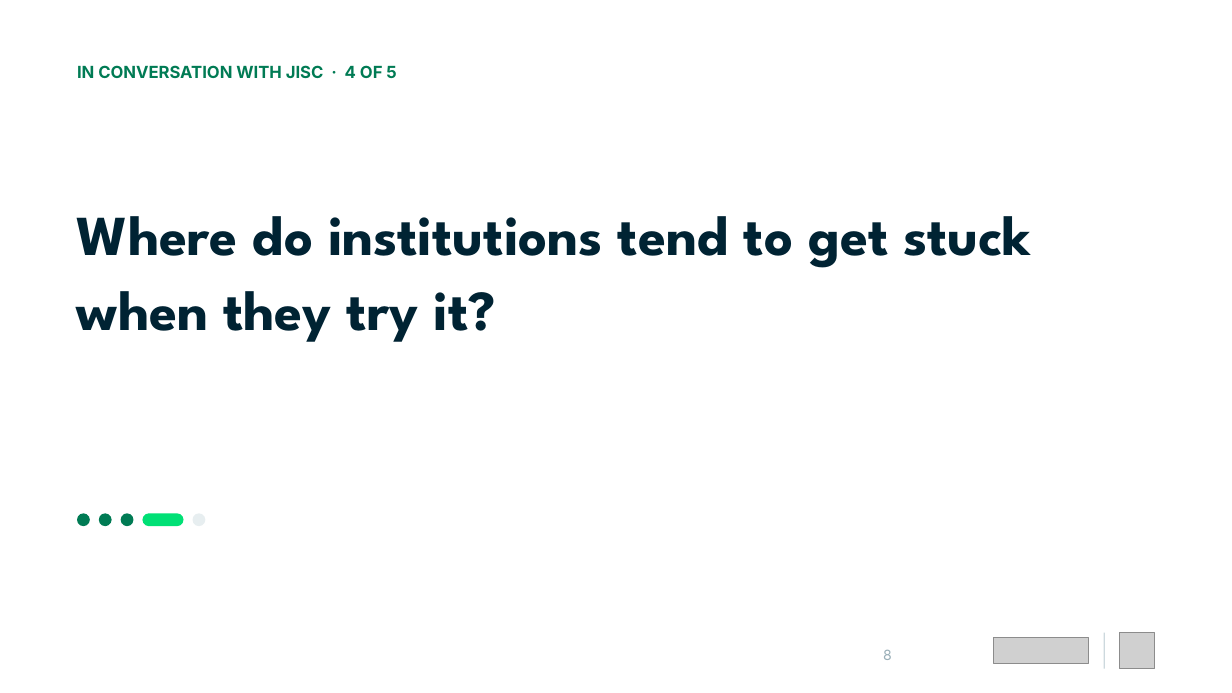
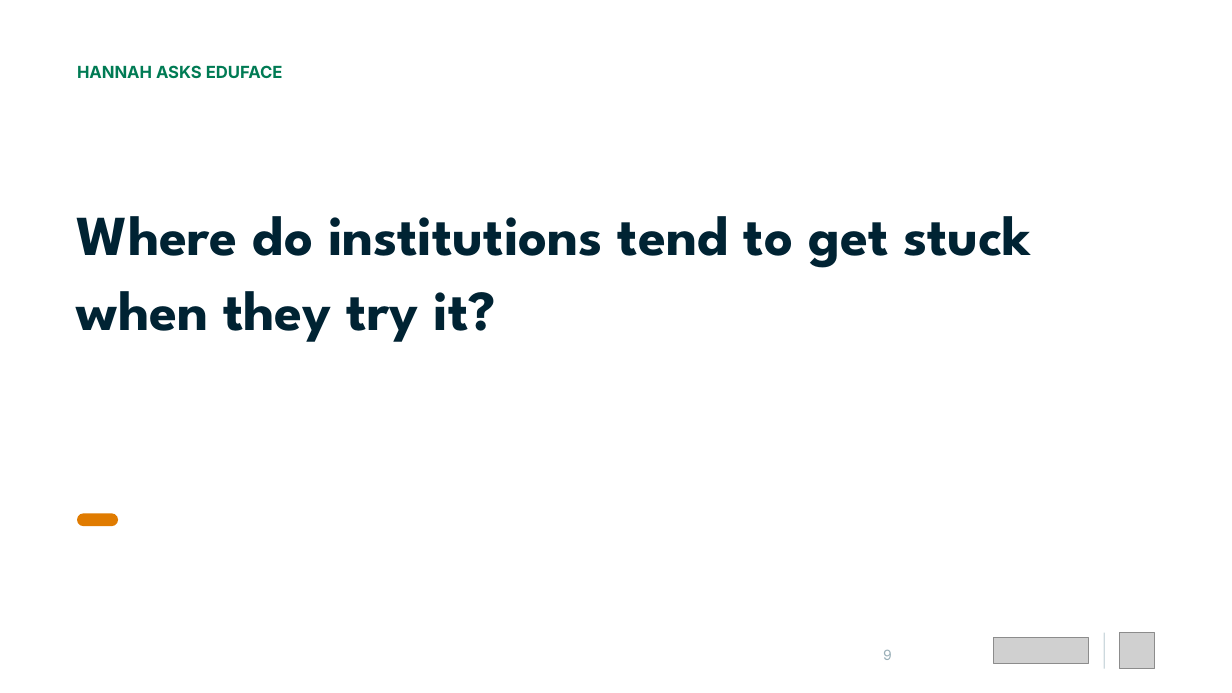
Before and after one commit to Dante-Eduface/Claude, a slide deck: slide 9 of GTM/Event manager/jisc-webinar/deck/jisc-webinar-bewerkbaar.pptx (slide 8 before the commit). Drawn at 1232x693 pixels with LibreOffice and Linux fonts; fonts in the diff are those of the drawing; grey boxes stand for pictures. Boxes give left, top, right and bottom in pixels: in the first picture for what was removed or moved away, otherwise in the second. Text is boxed around its words. In the diff, an @@ line names an element or a change of style, - is before the commit and + after.

```diff
--- a/GTM/Event manager/jisc-webinar/deck/jisc-webinar-bewerkbaar.pptx
+++ b/GTM/Event manager/jisc-webinar/deck/jisc-webinar-bewerkbaar.pptx
@@ text at (77, 65, 283, 78): text changed @@
-IN CONVERSATION WITH JISC · 4 OF 5
+HANNAH ASKS EDUFACE
@@ rounded rectangle: place and size @@
-rounded rectangle at (142, 514, 183, 527)
+rounded rectangle at (77, 514, 117, 527)
@@ rounded rectangle at (77, 514, 117, 527): fill #00E075 to #E07B00 @@
@@ rounded rectangle removed at (77, 514, 90, 527) @@
@@ rounded rectangle removed at (99, 514, 112, 527) @@
@@ rounded rectangle removed at (121, 514, 134, 527) @@
@@ rounded rectangle removed at (192, 514, 205, 527) @@
```
Also in this commit, not shown: 4 other slides changed, 1 slide added, 1 slide removed, 15 other files.
